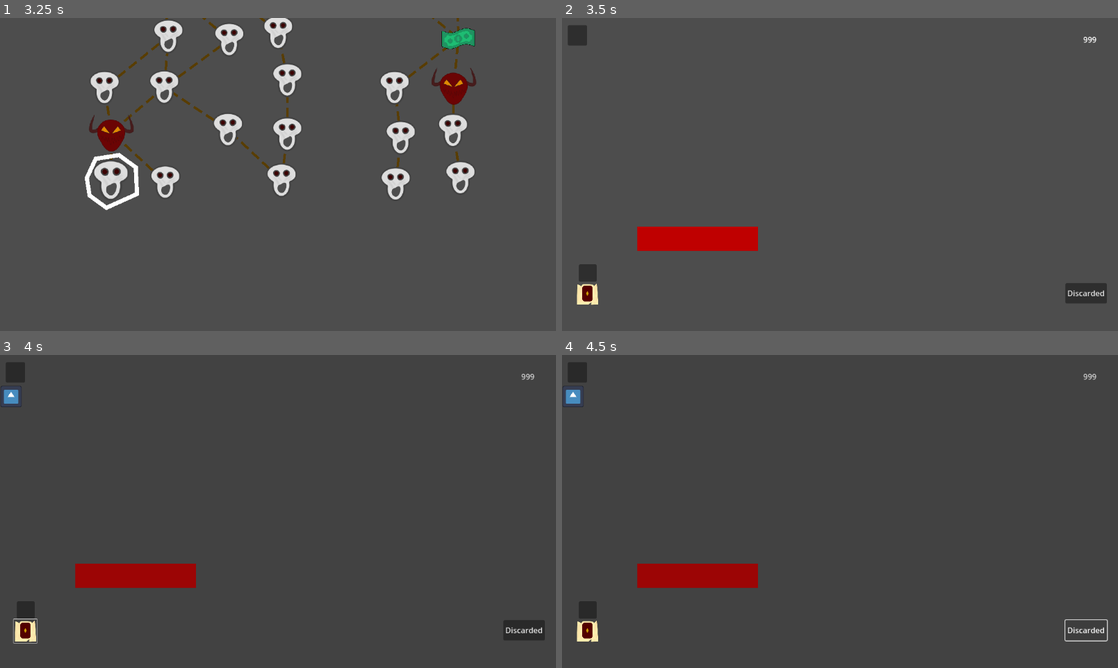
Above: before the commit, frames 1-4 (two rows, left to right).
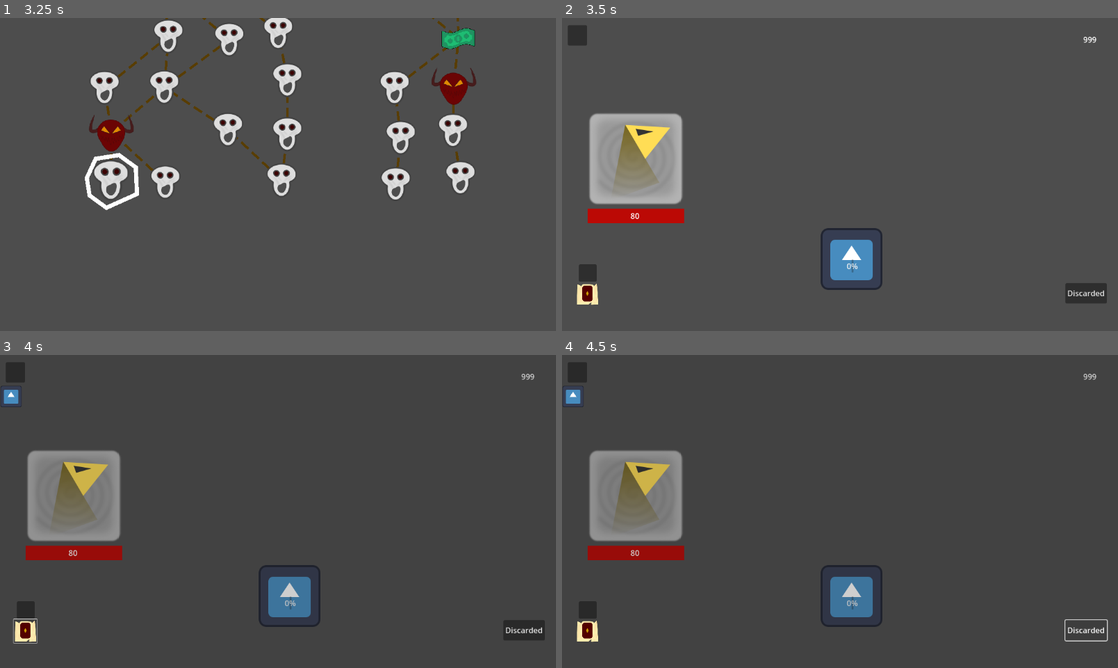
Above: after the commit, the same moments.

Repository: Frishkan/Reflex
Game: Godot game, scene res://scenes/start_screen.tscn
Same seed, same stepped clock (60 frames per second), same inputs: the game is played once before the commit and once after it. The engine's default icon, where the game draws it, is replaced by a stand-in: a white triangle on a blue panel in a dark square.
Inputs (mouse positions are in pixels of both pictures, inside the frame that each line leads up to):
- Up to frame 1 (3.25 s): click "Start" at 0.5 s; click (66, 77) at 1.25 s; click (483, 274) at 2 s; move the mouse to (111, 180) at 2.77 s; press the mouse at (111, 180) at 2.78 s
- Up to frame 2 (3.5 s): no input
- Up to frame 3 (4 s): release the mouse at (111, 517) at 3.5 s; click (27, 630) at 3.5 s
- Up to frame 4 (4.5 s): click "Discarded" at 4.25 s

Frame 1 is identical in both runs. In frame 2, 8.6% of the frame differs, in the area x 4-58%, y 30-87%; in frame 3, 8.6%; in frame 4, 8.6%.

Commit message:
Enemy spawn finished, started making fight scene

Diff:
--- a/custom_resources/enemy.gd
+++ b/custom_resources/enemy.gd
@@ -4,5 +4,3 @@
 enum Type {DUMMY, ATTACKER1, TANK1, BUFFER1, DEBUFFER1, ELITE1, BOSS1}
 
 var type : Type
-var position : Vector2
-var index : int
--- a/scenes/enemy_assembled.tscn
+++ b/scenes/enemy_assembled.tscn
@@ -1,10 +1,12 @@
-[gd_scene load_steps=3 format=3 uid="uid://crrxgi28nfube"]
+[gd_scene load_steps=4 format=3 uid="uid://crrxgi28nfube"]
 
+[ext_resource type="Script" path="res://scripts/enemy_assembled.gd" id="1_l4kvm"]
 [ext_resource type="Script" path="res://scripts/intents.gd" id="1_vrgys"]
 
 [sub_resource type="RectangleShape2D" id="RectangleShape2D_on74u"]
 
 [node name="EnemyAssembled" type="Node2D"]
+script = ExtResource("1_l4kvm")
 
 [node name="Intents" type="Node2D" parent="."]
 script = ExtResource("1_vrgys")
--- a/scenes/fight_scene.tscn
+++ b/scenes/fight_scene.tscn
@@ -1,8 +1,44 @@
-[gd_scene load_steps=2 format=3 uid="uid://bv57y0xxkner8"]
+[gd_scene load_steps=5 format=3 uid="uid://bv57y0xxkner8"]
 
 [ext_resource type="Script" path="res://scripts/enemy_spawn.gd" id="1_klvbb"]
+[ext_resource type="Texture2D" uid="uid://bcw2gvnd782fd" path="res://textures/character_1.png" id="2_4p8rm"]
+
+[sub_resource type="Gradient" id="Gradient_fvj2n"]
+offsets = PackedFloat32Array(1)
+colors = PackedColorArray(0.734454, 0.0355619, 0.0197759, 1)
+
+[sub_resource type="GradientTexture2D" id="GradientTexture2D_o3ci4"]
+gradient = SubResource("Gradient_fvj2n")
+width = 200
+height = 30
 
 [node name="FightScene" type="Node2D"]
 script = ExtResource("1_klvbb")
 
 [node name="Enemies" type="Node2D" parent="."]
+unique_name_in_owner = true
+
+[node name="Hero" type="Node2D" parent="."]
+position = Vector2(153, 380)
+
+[node name="Sprite2D" type="Sprite2D" parent="Hero"]
+position = Vector2(0, -90)
+texture = ExtResource("2_4p8rm")
+
+[node name="HeroHealthBar" type="TextureProgressBar" parent="Hero"]
+offset_left = -100.0
+offset_top = 15.0
+offset_right = 100.0
+offset_bottom = 45.0
+max_value = 80.0
+value = 80.0
+texture_progress = SubResource("GradientTexture2D_o3ci4")
+metadata/_edit_use_anchors_ = true
+
+[node name="HeroHealthNumber" type="Label" parent="Hero"]
+offset_left = -11.0
+offset_top = 18.0
+offset_right = 29.0
+offset_bottom = 41.0
+text = "80"
+metadata/_edit_use_anchors_ = true
--- a/scenes/hud.tscn
+++ b/scenes/hud.tscn
@@ -1,49 +1,13 @@
-[gd_scene load_steps=9 format=3 uid="uid://b5jjgoky4qx46"]
+[gd_scene load_steps=5 format=3 uid="uid://b5jjgoky4qx46"]
 
 [ext_resource type="Script" path="res://scripts/character_screen.gd" id="1_5vjsl"]
 [ext_resource type="Texture2D" uid="uid://br0ctp0iv3j74" path="res://textures/deck_button.png" id="2_lrc75"]
 [ext_resource type="Script" path="res://scripts/inventory.gd" id="3_s06af"]
 [ext_resource type="PackedScene" uid="uid://d3oa5axvtgx1k" path="res://scenes/hand.tscn" id="4_u08ry"]
 
-[sub_resource type="Gradient" id="Gradient_umbgb"]
-colors = PackedColorArray(0.439216, 0.439216, 0.439216, 0.513726, 0.439216, 0.439216, 0.439216, 0.513726)
-
-[sub_resource type="GradientTexture2D" id="GradientTexture2D_d63dw"]
-gradient = SubResource("Gradient_umbgb")
-width = 250
-height = 50
-fill_to = Vector2(1, 0.126904)
-
-[sub_resource type="Gradient" id="Gradient_6avgx"]
-colors = PackedColorArray(0.74902, 0, 0, 1, 0.74902, 0, 0, 1)
-
-[sub_resource type="GradientTexture2D" id="GradientTexture2D_ou03s"]
-gradient = SubResource("Gradient_6avgx")
-width = 250
-height = 50
-
 [node name="hud" type="Node2D"]
 z_index = 1
 script = ExtResource("1_5vjsl")
-
-[node name="Health" type="Node2D" parent="."]
-position = Vector2(158, 429)
-
-[node name="HealthBar" type="TextureProgressBar" parent="Health"]
-offset_top = 2.0
-offset_right = 250.0
-offset_bottom = 52.0
-value = 100.0
-rounded = true
-texture_under = SubResource("GradientTexture2D_d63dw")
-texture_progress = SubResource("GradientTexture2D_ou03s")
-
-[node name="HealthNumber" type="Label" parent="Health"]
-z_index = 1
-offset_left = 106.0
-offset_top = 16.0
-offset_right = 146.0
-offset_bottom = 39.0
 
 [node name="Deck" type="Node2D" parent="."]
 z_index = 1
--- /dev/null
+++ b/scripts/enemy_assembled.gd
@@ -0,0 +1,25 @@
+class_name EnemyAssembled
+extends Node2D
+
+
+@onready var sprite_2d : Sprite2D = $Visuals/Sprite2D
+
+
+var index : int
+
+const ICONS := {
+	Enemy.Type.ATTACKER1: [preload("res://icon.svg"), Vector2(1, 1)],
+	Enemy.Type.TANK1: [preload("res://icon.svg"), Vector2(1, 1)],
+	Enemy.Type.BUFFER1: [preload("res://icon.svg"), Vector2(1, 1)],
+	Enemy.Type.DEBUFFER1: [preload("res://icon.svg"), Vector2(1, 1)],
+	Enemy.Type.ELITE1: [preload("res://icon.svg"), Vector2(1, 1)],
+	Enemy.Type.BOSS1: [preload("res://icon.svg"), Vector2(1, 1)]
+}
+
+func _ready() -> void:
+	pass
+
+func set_enemy(new_enemy_type: Enemy.Type) :
+	self.position = Vector2(400 + 200 * (index + 1), 500)
+	sprite_2d.texture = ICONS[new_enemy_type][0]
+	self.scale = ICONS[new_enemy_type][1]
--- a/scripts/enemy_spawn.gd
+++ b/scripts/enemy_spawn.gd
@@ -1,4 +1,7 @@
 extends Node2D
+
+const ENEMY_ASSEMBLED = preload("res://scenes/enemy_assembled.tscn")
+@onready var enemies_node : Node2D = %Enemies
 
 @export var attacker_weight := 8.0
 @export var tank_weight := 2.5
@@ -17,10 +20,16 @@
 
 
 func _ready() -> void:
-	get_enemies_array()
+	spawn_enemy()
 
-func spawn_enemy(enemies : Array) :
-	pass
+func spawn_enemy() :
+	var enemy_type_array : Array = get_enemies_array()
+
+	for enemy_type in enemy_type_array :
+		var enemy_instance = ENEMY_ASSEMBLED.instantiate() as EnemyAssembled
+		enemies_node.add_child(enemy_instance)
+		enemy_instance.index = enemy_type_array.find(enemy_type)
+		enemy_instance.set_enemy(enemy_type)
 
 func get_enemies_array() -> Array :
 	setup_weights()
